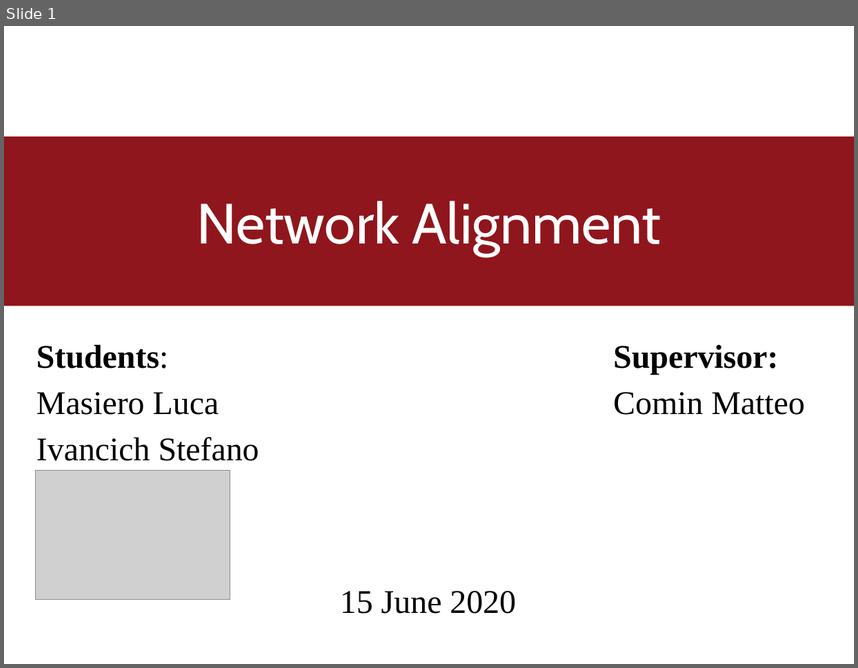
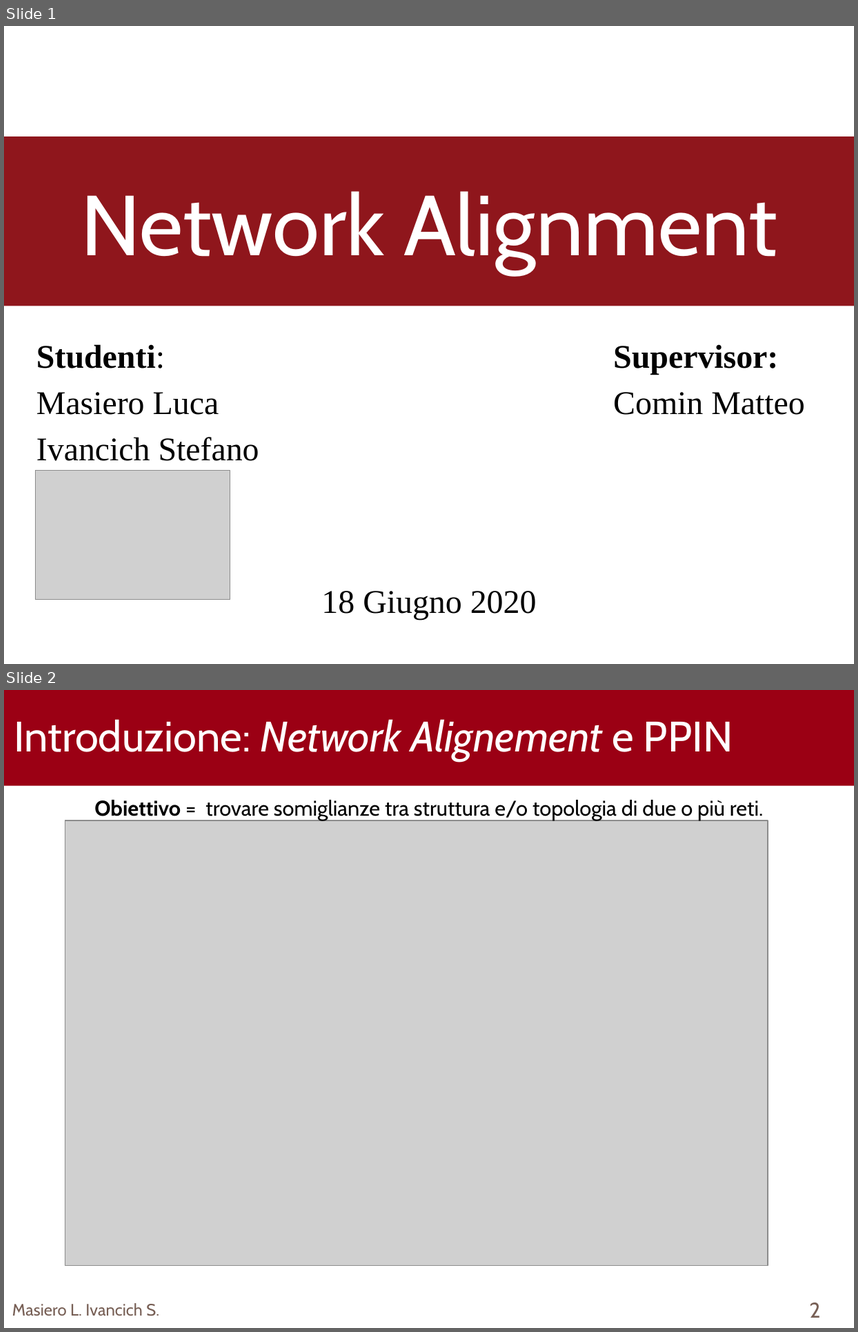
Before and after one commit to TyllanDrake/NetworkAlignment, a slide deck: Presentation/Presentation.pptx. Shown one above the other, each under a label of ours: slide 1 before the commit, slides 1 and 2 after it. The pictures are 858x668 and 858x1332 pixels, drawn with LibreOffice and Linux fonts; fonts in the diff are those of the drawing; grey boxes stand for pictures; background and template pictures are left out. Boxes give left, top, right and bottom in pixels: in the first picture for what was removed or moved away, otherwise in the second. Text is boxed around its words. In the diff, an @@ line names an element or a change of style, - is before the commit and + after.

```diff
--- a/Presentation/Presentation.pptx
+++ b/Presentation/Presentation.pptx
@@ slide 2 added at bbox=[4, 690, 854, 1328], background #FFFFFF @@
@@ rectangle added at bbox=[4, 690, 854, 786], fill #9B0014 @@
@@ text added at bbox=[14, 719, 733, 761], 36 pt, text #FFFFFF @@
+Introduzione: Network Alignement e PPIN
@@ text added at bbox=[94, 800, 763, 820], 18 pt, text #000000 @@
+Obiettivo = trovare somiglianze tra struttura e/o topologia di due o più reti.
@@ picture added at bbox=[65, 820, 769, 1265] @@
@@ text added at bbox=[12, 1303, 159, 1316], 14 pt, text #775F55 @@
+Masiero L. Ivancich S.
@@ page number added at bbox=[809, 1302, 820, 1317], 18 pt, text #775F55 @@
+2
@@ slide 1 changed as well @@
@@ title "Network Alignment" at bbox=[4, 136, 854, 305]: size 48 to 72 pt @@
@@ text at bbox=[36, 344, 165, 368]: text changed @@
-Students:
+Studenti:
@@ text at bbox=[321, 590, 537, 619]: text changed @@
-15 June 2020
+18 Giugno 2020
```
Also in this commit, not shown: 12 other slides added, 12 slides removed.
